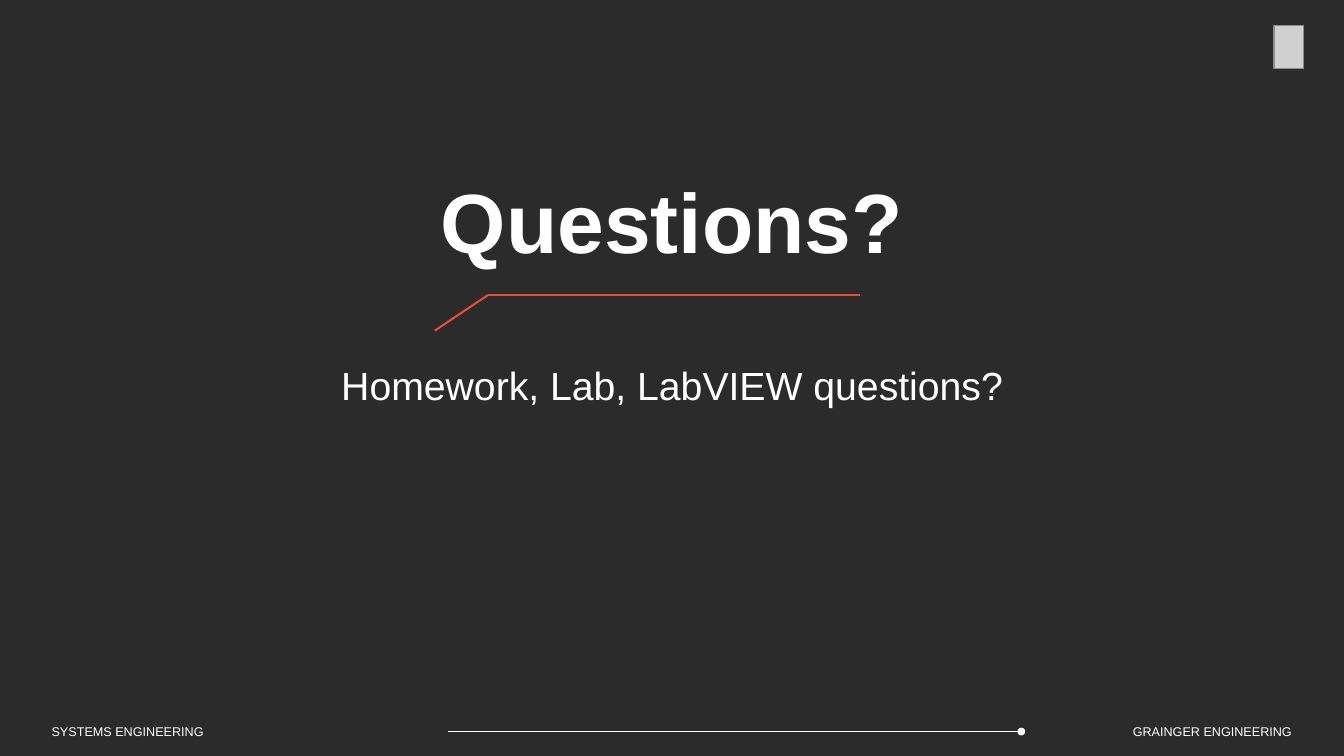
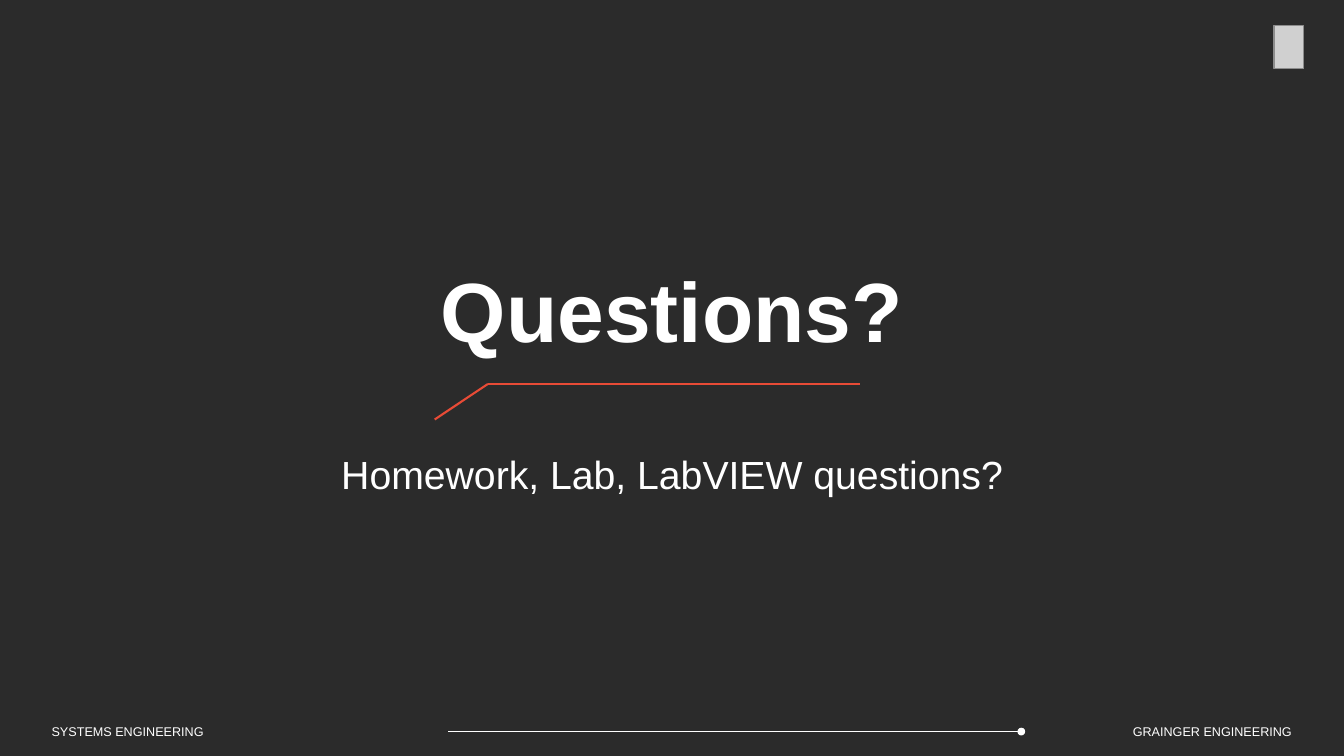
Before and after one commit to Marius-Juston/SE-423---Class-Material, a slide deck: slide 3 of Lectures/Slides/L8-9.pptx. Drawn at 1344x756 pixels with LibreOffice and Linux fonts; fonts in the diff are those of the drawing; grey boxes stand for pictures; background and template pictures are left out; a plain dark background stands for a picture behind light text. Boxes give left, top, right and bottom in pixels: in the first picture for what was removed or moved away, otherwise in the second. Text is boxed around its words. In the diff, an @@ line names an element or a change of style, - is before the commit and + after.

```diff
--- a/Lectures/Slides/L8-9.pptx
+++ b/Lectures/Slides/L8-9.pptx
@@ 2 texts, 2 lines: place and size @@
-2 texts, 2 lines at <box>341,192,1002,408</box>
+2 texts, 2 lines at <box>341,281,1002,497</box>
```
Also in this commit, not shown: 4 other slides changed, 31 slides added, 8 slides removed.
